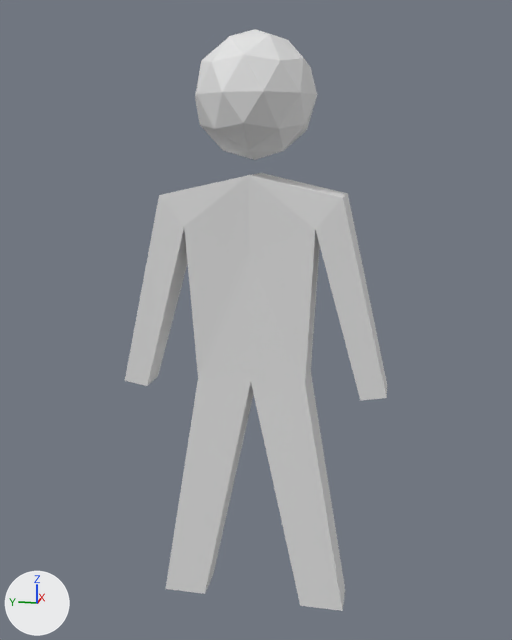
Two versions of the Blender file src/models/human.blend, one commit apart.
Rendered twice from a 50 mm camera at (-4.8, -0.97, 1.33) aimed at (0.03, 0.0, 0.13). The lights are fixed; the arrows at lower left show +X, +Y and +Z.

Before the edit, the objects in view are built like this:
```python
me_cube = bpy.data.meshes.new('Cube')
me_cube.from_pydata(...)  # 34 vertices, 32 faces; spans x -0.68..0.63, y -1.21..1.21, z -2.62..1.48
me_icosphere = bpy.data.meshes.new('Icosphere')
me_icosphere.from_pydata(...)  # an icosphere of 80 faces spanning x -0.95..0.95, y -1.0..1.0, z -1.0..1.0
ob_body = bpy.data.objects.new('body', me_cube)
ob_body.parent = ob_human
ob_body.location = (0.0, 0.0, 0.0)
ob_body.scale = (0.322, 0.776, 0.776)
ob_head = bpy.data.objects.new('head', me_icosphere)
ob_head.parent = ob_human
ob_head.location = (0.0, 0.0, 1.651)
ob_head.scale = (0.411, 0.411, 0.411)
```
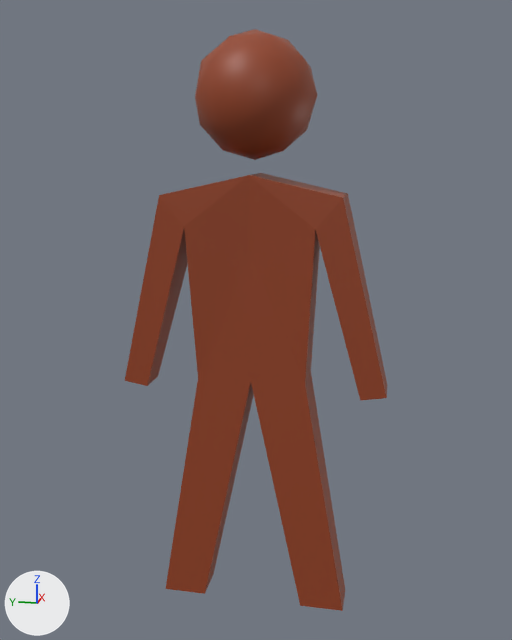
Pixel boxes (x1, y1, x2, y2) of what changed, in the pictures (512 x 640 px):
'body', recoloured (grey to brown): (125, 173, 387, 611) in both
'head', recoloured (grey to brown): (195, 29, 317, 160) in both

The change, as a diff of the scene's bpy script:
```diff
--- a/src/models/human.blend.py
+++ b/src/models/human.blend.py
@@ mat_material @@
+mat_material = principled_material('Material')
+mat_material.base_color = (0.301, 0.0551, 0.0161)  # brown #954222
@@ me_cube @@
 me_cube.from_pydata(...)  # 34 vertices, 32 faces; spans x -0.68..0.63, y -1.21..1.21, z -2.62..1.48
+me_cube.materials.append(mat_material)  # brown #954222
@@ me_icosphere @@
 me_icosphere.from_pydata(...)  # 42 vertices, 80 faces; spans x -0.95..0.95, y -1.0..1.0, z -1.0..1.0
+me_icosphere.materials.append(mat_material)  # brown #954222
```
